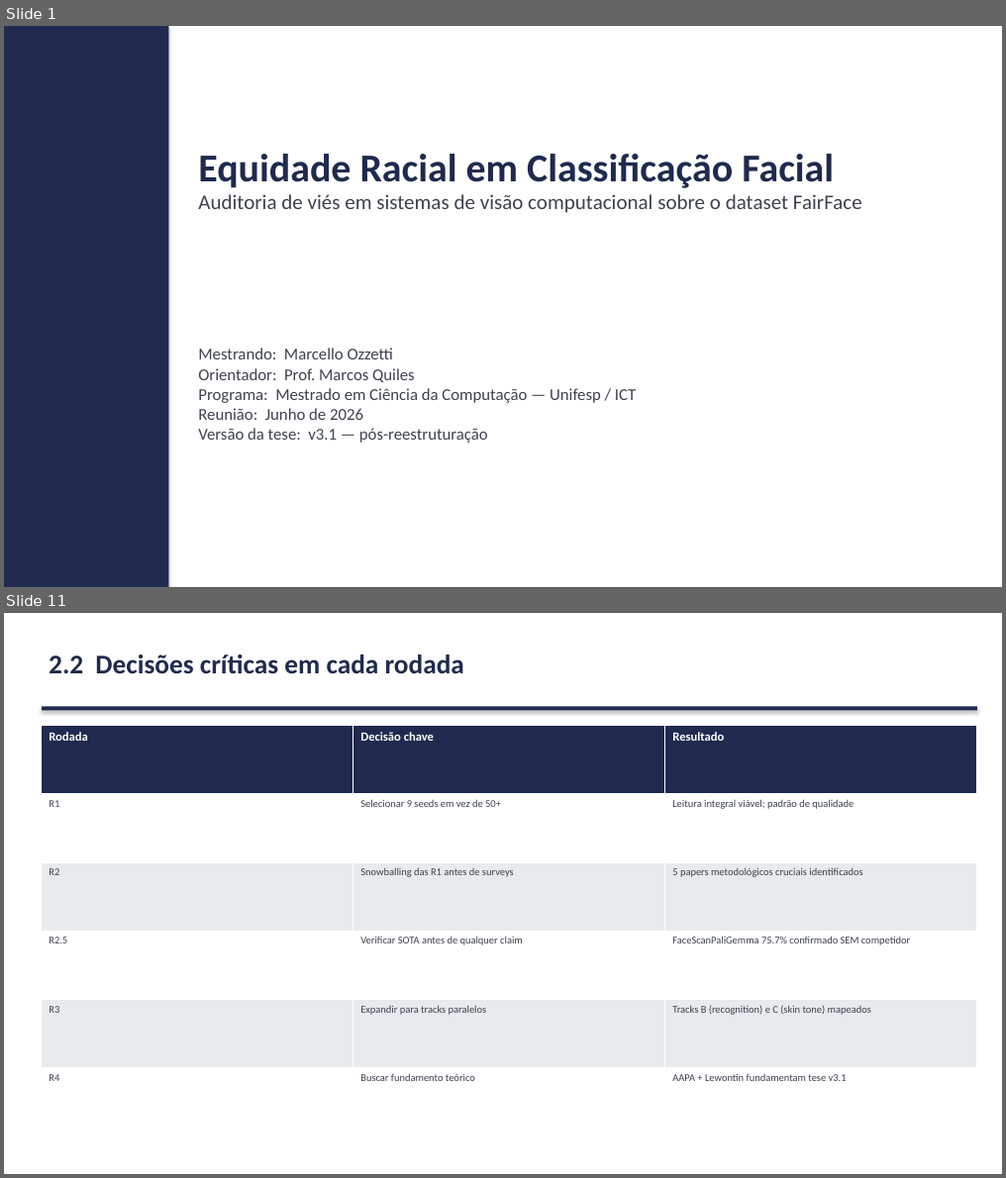
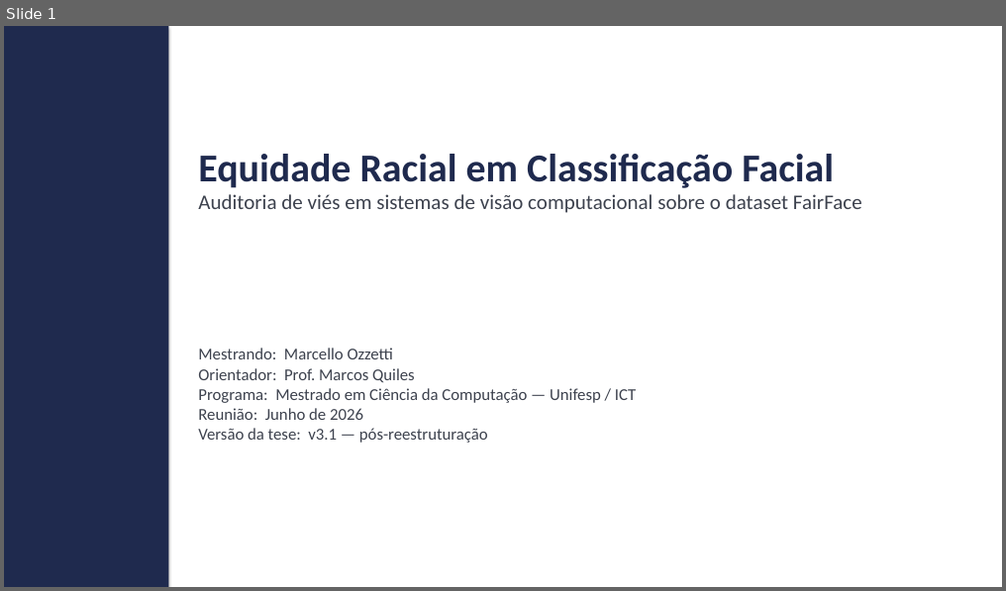
Before and after one commit to marcellozzetti/Facial-Recognition-Models-Mitigating-Bias, a slide deck: docs/ativo/material_reuniao_orientador_2026-06.pptx. Shown one above the other, each under a label of ours: slides 1 and 11 before the commit, slide 1 after it; the slides between them are not shown. The pictures are 1006x1178 and 1006x591 pixels, drawn with LibreOffice and Linux fonts; fonts in the diff are those of the drawing. Boxes give left, top, right and bottom in pixels: in the first picture for what was removed or moved away, otherwise in the second. Text is boxed around its words. In the diff, an @@ line names an element or a change of style, - is before the commit and + after.

```diff
--- a/docs/ativo/material_reuniao_orientador_2026-06.pptx
+++ b/docs/ativo/material_reuniao_orientador_2026-06.pptx
@@ slide 11 removed at [4, 613, 1002, 1174], background #FFFFFF @@
@@ text removed at [49, 655, 464, 674] @@
-2.2 Decisões críticas em cada rodada
@@ rectangle removed at [42, 707, 977, 710] @@
@@ table removed at [42, 725, 978, 1137], 6 rows, 3 columns @@
-Rodada | Decisão chave | Resultado
-R1 | Selecionar 9 seeds em vez de 50+ | Leitura integral viável; padrão de qualidade
-R2 | Snowballing das R1 antes de surveys | 5 papers metodológicos cruciais identificados
-R2.5 | Verificar SOTA antes de qualquer claim | FaceScanPaliGemma 75.7% confirmado SEM competidor
-R3 | Expandir para tracks paralelos | Tracks B (recognition) e C (skin tone) mapeados
-R4 | Buscar fundamento teórico | AAPA + Lewontin fundamentam tese v3.1
```
Also in this commit, not shown: 32 slides changed, 2 slides added, 9 other slides removed, 1 other file.
